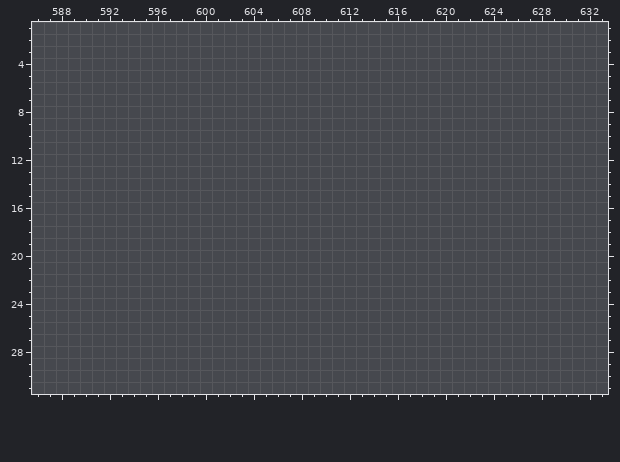
File history of a pixel-art file, Nature/Animals.aseprite. The picture above was drawn from the file before the commit.
640x32 pixels, 1 frame. Shown: x 586..633, y 1..31.
New version:
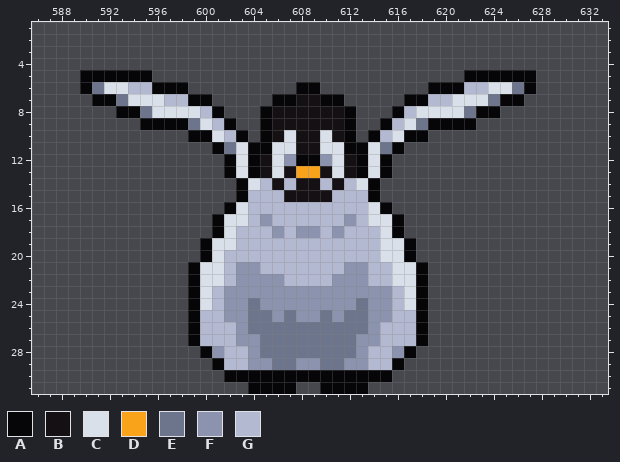
Palette (. is transparent): A #060608  B #141013  C #dae0ea  D #f9a31b  E #6d758d  F #8b93af  G #b3b9d1
Changes in this commit:
Changed rows in their new state; - is an unchanged pixel.
Layer "Penguin":
first column x 590:
 5 AAAAAA--------------------------AAAAAA
 6 AECCGGAAA---------AA---------AAAGGCCEA
 7 -AAECCCGGAA-----AABBAA-----AAGGCCCEAA-
 8 ---AAECCCCGA---ABBBBBBA---AGCCCCEAA---
 9 -----AAAAECGA--ABBBBBBA--AGCEAAAA-----
10 ---------AACGA-ABCBBCBA-AGCAA---------
11 -----------AECAACCBBCCAACEA-----------
12 ------------ACABCFAAFCBACA------------
13 ------------ACABCBDDBCBACA------------
14 -------------ACGBGBBGBGCA-------------
15 -------------AGGGBBBBGGGA-------------
16 ------------ACGGGGGGGGGGCA------------
17 -----------ACCGFGGGGGGFGCCA-----------
18 -----------ACGGGFGFFGFGGGCA-----------
19 ----------ACCGGGGGGGGGGGGCCA----------
20 ----------ACGGGGGGGGGGGGGCCA----------
21 ---------ACCGFFGGGGGGGFFGGCCA---------
22 ---------ACCGFFFFGGGGFFFGGCCA---------
23 ---------ACGFFFFFFFFFFFFFFGCA---------
24 ---------ACGFFEFFFFFFFFEFFGCA---------
25 ---------AGGFFEEFEFFEFEEFFGGA---------
26 ---------AGGGFEEEEEEEEEEFGGGA---------
27 ---------AGGGFFEEEEEEEEFFGGGA---------
28 ----------AFGGFEEEEEEEEFGGFA----------
29 -----------AGGFFEEFFEEFFGGA-----------
30 ------------AAAAAAAAAAAAAA------------
31 --------------AAAA--AAAA--------------
Changed places in both pictures, as pixel boxes (x1, y1, x2, y2):
added: (80, 70, 536, 394)
